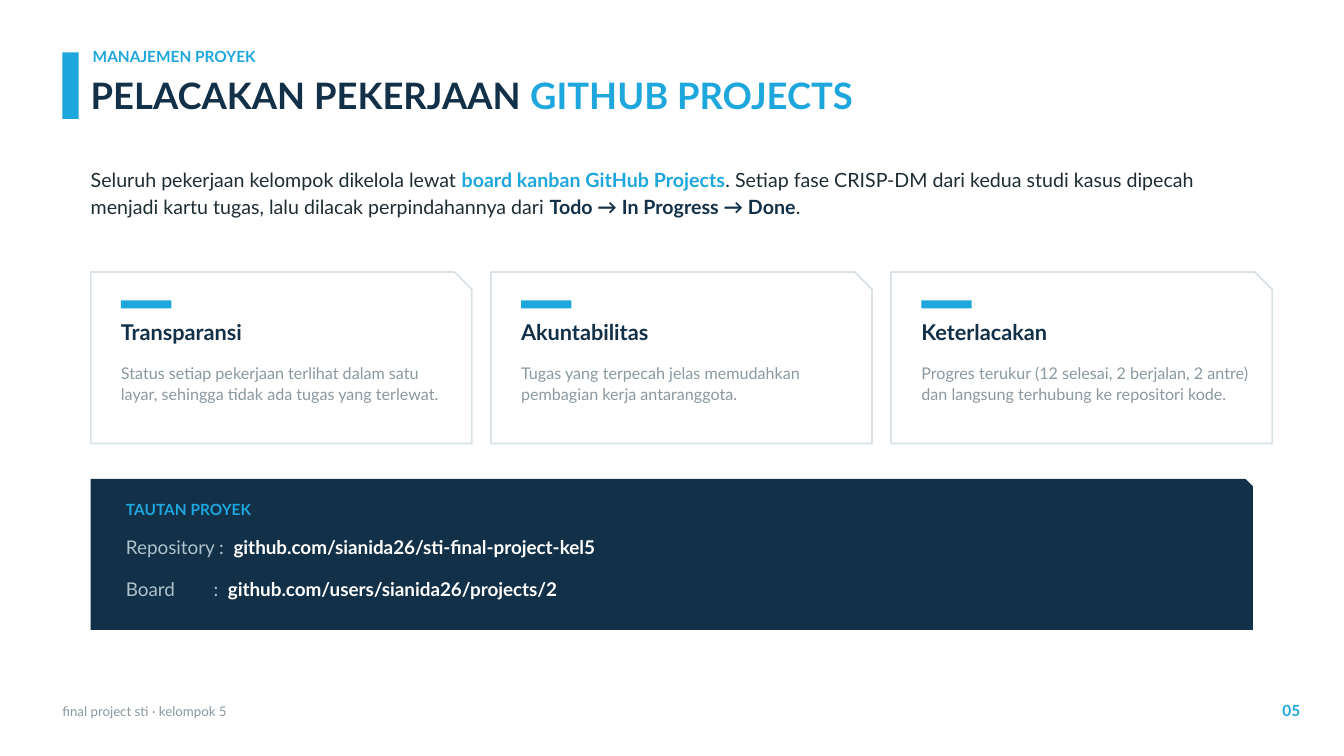
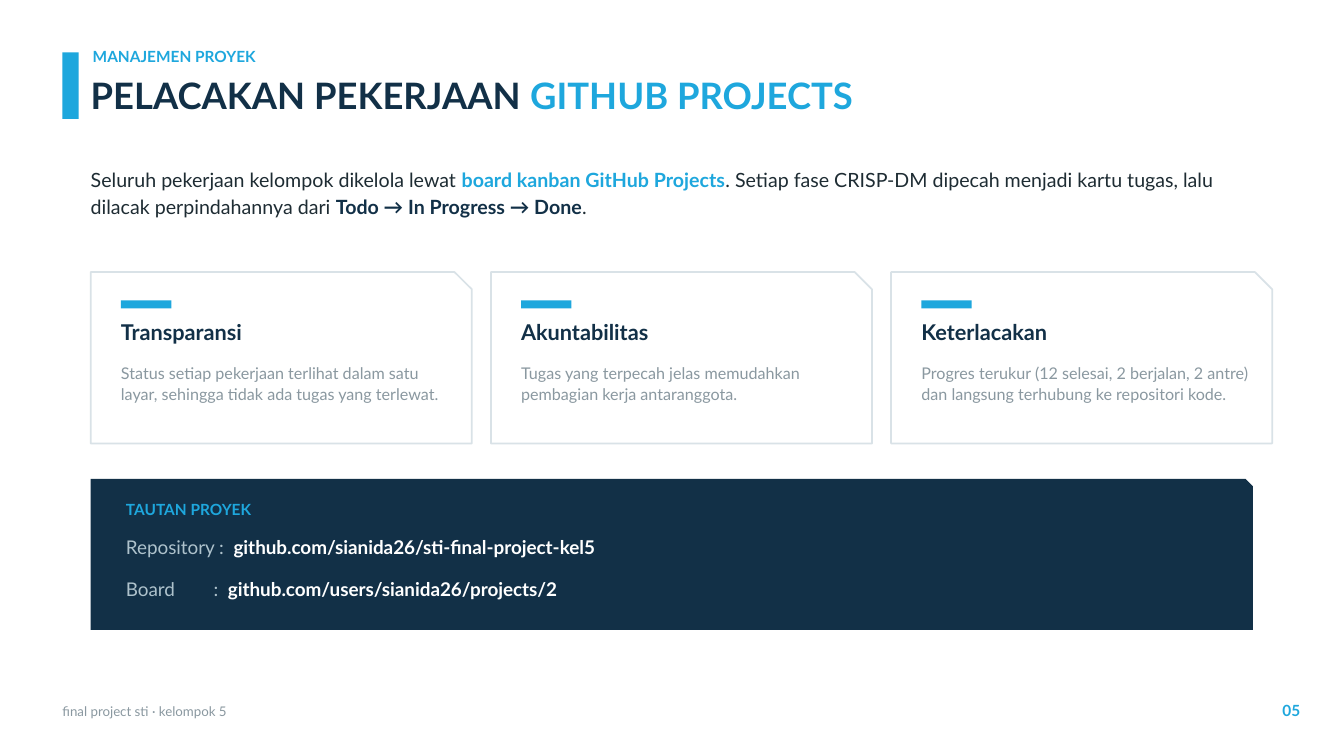
Before and after one commit to sianida26/sti-final-project-kel5, a slide deck: slide 5 of Final-Project-STI-Kel5-Presentation.pptx. Drawn at 1344x756 pixels with LibreOffice and Linux fonts; fonts in the diff are those of the drawing; background and template pictures are left out. Boxes give left, top, right and bottom in pixels: in the first picture for what was removed or moved away, otherwise in the second. Text is boxed around its words. In the diff, an @@ line names an element or a change of style, - is before the commit and + after.

```diff
--- a/Final-Project-STI-Kel5-Presentation.pptx
+++ b/Final-Project-STI-Kel5-Presentation.pptx
@@ text at (91,172,1213,218): text changed @@
-Seluruh pekerjaan kelompok dikelola lewat board kanban GitHub Projects. Setiap fase CRISP-DM dari kedua studi kasus dipecah menjadi kartu tugas, lalu dilacak perpindahannya dari Todo → In Progress → Done.
+Seluruh pekerjaan kelompok dikelola lewat board kanban GitHub Projects. Setiap fase CRISP-DM dipecah menjadi kartu tugas, lalu dilacak perpindahannya dari Todo → In Progress → Done.
```
Also in this commit, not shown: 8 other slides changed, 3 slides removed, 2 other files.
